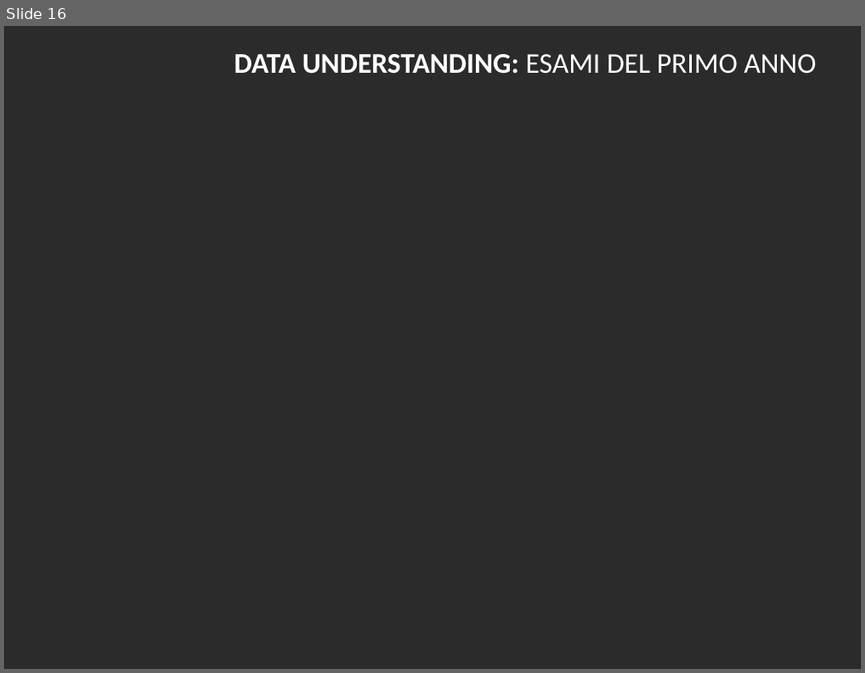
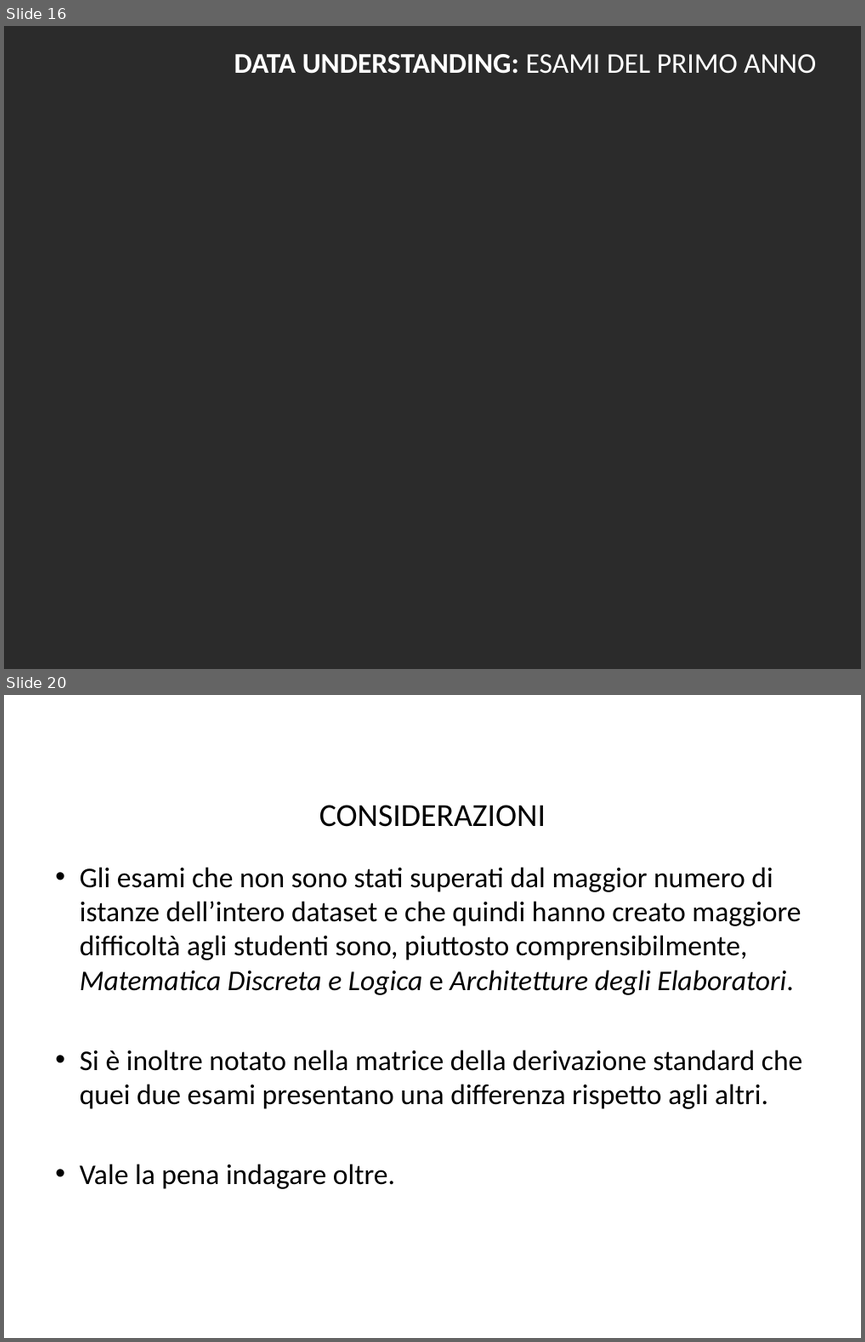
Before and after one commit to BlacknDecker/unifi, a slide deck: relazione.pptx. Shown one above the other, each under a label of ours: slide 16 before the commit, slides 16 and 20 after it; the slides between them are not shown. The pictures are 865x673 and 865x1342 pixels, drawn with LibreOffice and Linux fonts; fonts in the diff are those of the drawing; background and template pictures are left out; a plain dark background stands for a picture behind light text. Boxes give left, top, right and bottom in pixels: in the first picture for what was removed or moved away, otherwise in the second. Text is boxed around its words. In the diff, an @@ line names an element or a change of style, - is before the commit and + after.

```diff
--- a/relazione.pptx
+++ b/relazione.pptx
@@ slide 20 added at <box>4,695,861,1338</box>, background #FFFFFF @@
@@ title added at <box>319,805,545,827</box>, 27 pt, text #000000 @@
+CONSIDERAZIONI
@@ text added at <box>80,867,803,1189</box>, 24 pt, text #000000 @@
+• Gli esami che non sono stati superati dal maggior numero di istanze dell’intero dataset e che quindi hanno creato maggiore difficoltà agli studenti sono, piuttosto comprensibilmente, Matematica Discreta e Logica e Architetture degli Elaboratori.
+• Si è inoltre notato nella matrice della derivazione standard che quei due esami presentano una differenza rispetto agli altri.
+• Vale la pena indagare oltre.
@@ text added at <box>117,868,185,888</box>, 24 pt, text #FFFFFF, bold @@
+DATA UNDERSTANDING: ESAMI DEL PRIMO ANNO
```
Also in this commit, not shown: 2 slides changed, 3 other slides added, 1 slide removed.
